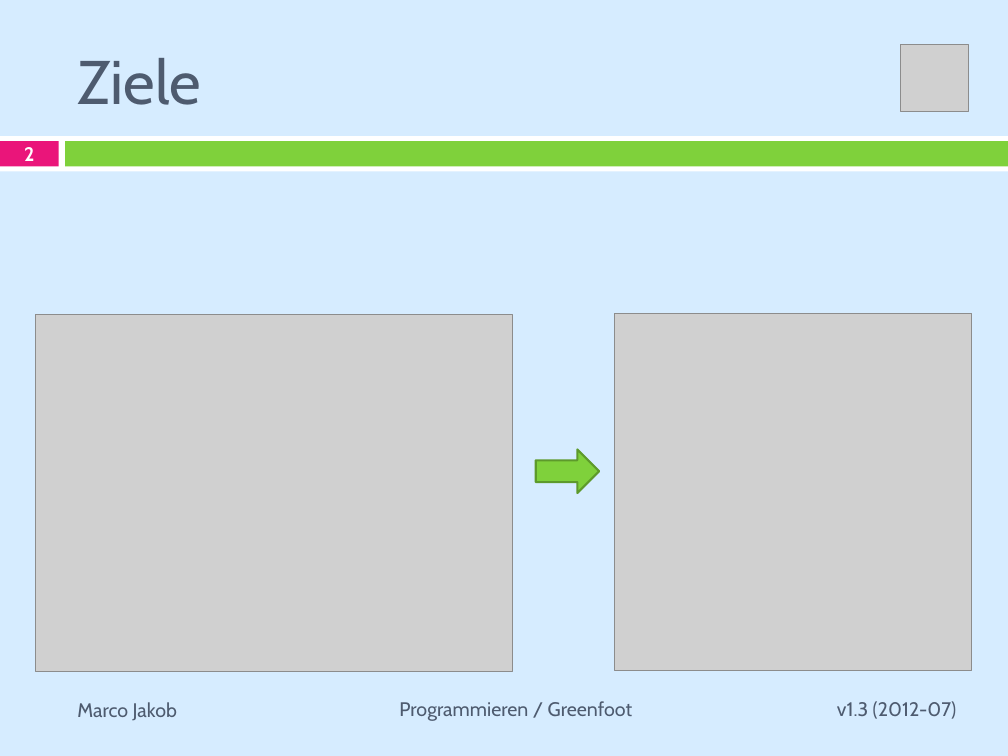
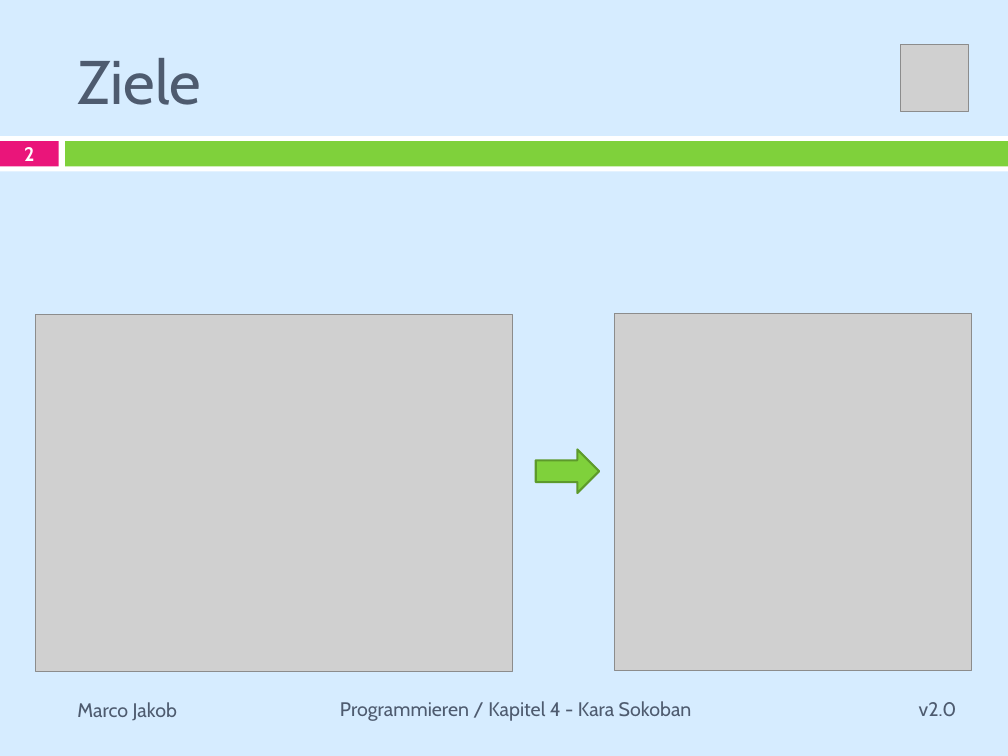
Before and after one commit to marcojakob/greenfoot-kara, a slide deck: slide 2 of presentations-de/praesentation-05-kapitel-4-kara-sokoban.pptx. Drawn at 1008x756 pixels with LibreOffice and Linux fonts; fonts in the diff are those of the drawing; grey boxes stand for pictures. Boxes give left, top, right and bottom in pixels: in the first picture for what was removed or moved away, otherwise in the second. Text is boxed around its words. In the diff, an @@ line names an element or a change of style, - is before the commit and + after.

```diff
--- a/presentations-de/praesentation-05-kapitel-4-kara-sokoban.pptx
+++ b/presentations-de/praesentation-05-kapitel-4-kara-sokoban.pptx
@@ text at <box>340,701,692,721</box>: text changed @@
-Programmieren / Greenfoot
+Programmieren / Kapitel 4 - Kara Sokoban
@@ text at <box>919,702,957,716</box>: text changed @@
-v1.3 (2012-07)
+v2.0
```
Also in this commit, not shown: 1 other slide changed, 6 other files.
